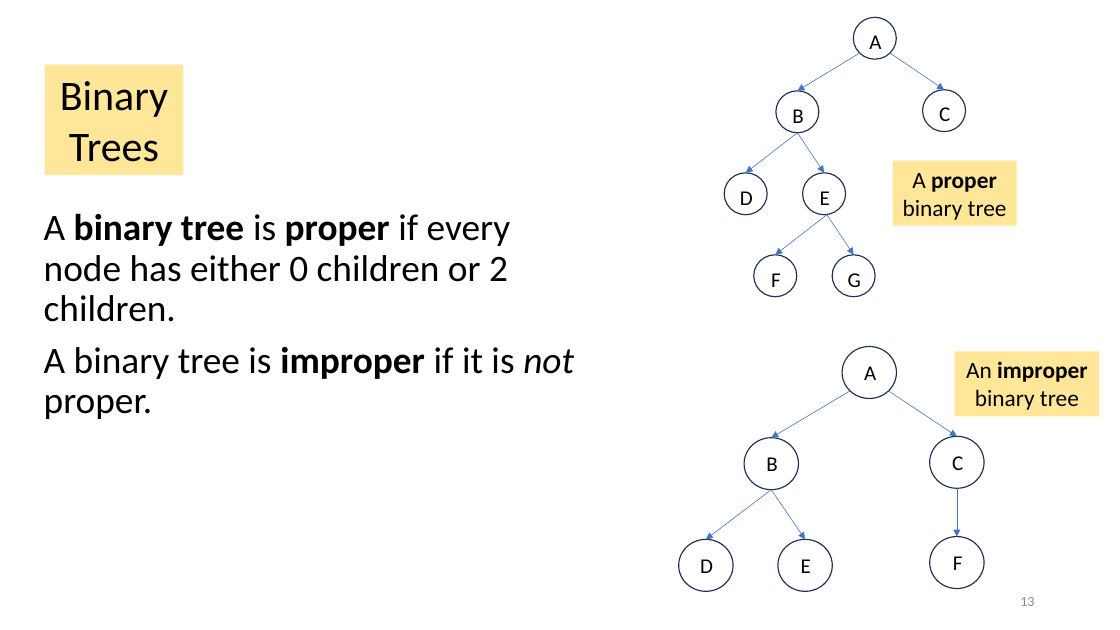
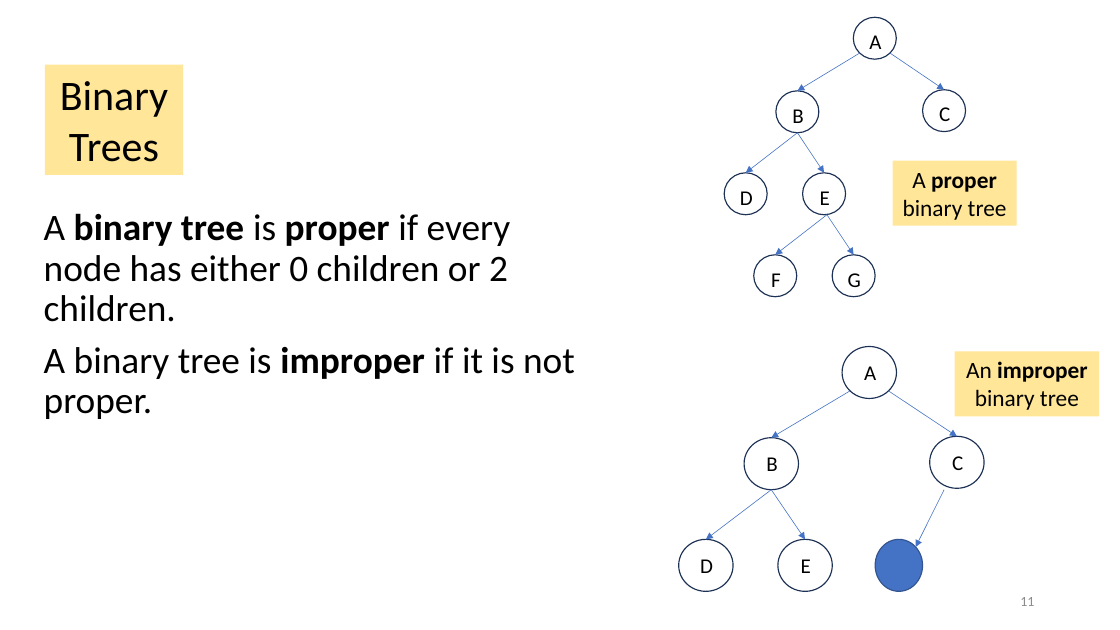
Before and after one commit to vinn03/cmpt225summer2023, a slide deck: slide 11 of lecture_notes/week6/week6_trees.pptx (slide 13 before the commit). Drawn at 1120x630 pixels with LibreOffice and Linux fonts; fonts in the diff are those of the drawing. Boxes give left, top, right and bottom in pixels: in the first picture for what was removed or moved away, otherwise in the second. Text is boxed around its words. In the diff, an @@ line names an element or a change of style, - is before the commit and + after.

```diff
--- a/lecture_notes/week6/week6_trees.pptx
+++ b/lecture_notes/week6/week6_trees.pptx
@@ text at box(44, 347, 575, 419): italic off in "not" @@
@@ arrow moved from (957, 488) - (957, 537) to (944, 490) - (916, 547) @@
@@ ellipse: place and size @@
-ellipse at box(930, 537, 985, 589)
+ellipse at box(875, 539, 923, 592)
@@ ellipse at box(875, 539, 923, 592): fill none to #4472C4; outline #1E3256 1 pt to #325491 1 pt @@
@@ text removed at box(953, 556, 963, 570) @@
-F
@@ page number at box(1020, 597, 1034, 606): text changed @@
-13
+11
```
Also in this commit, not shown: 10 other slides changed, 2 slides removed, 1 other file.
